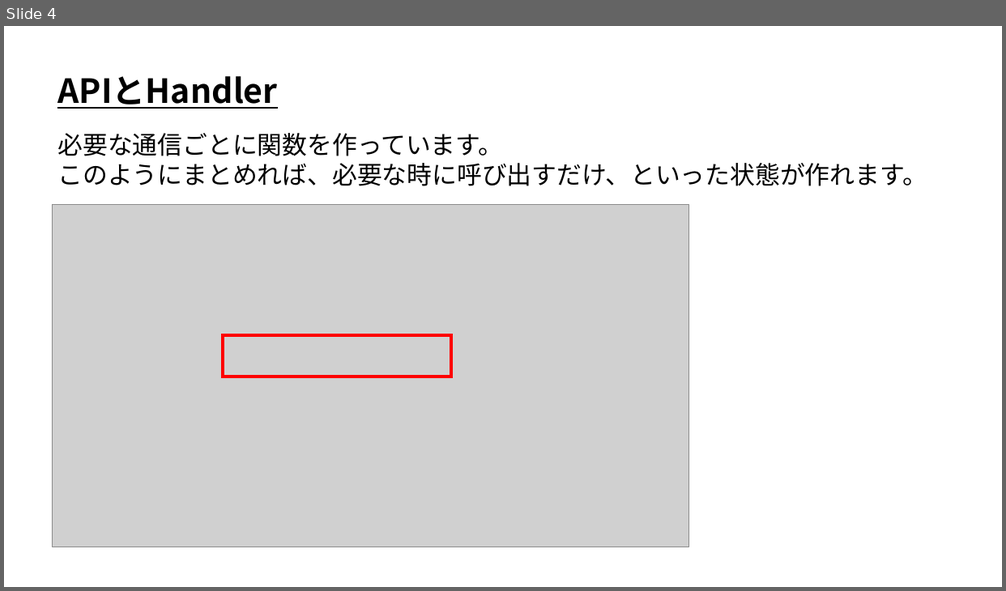
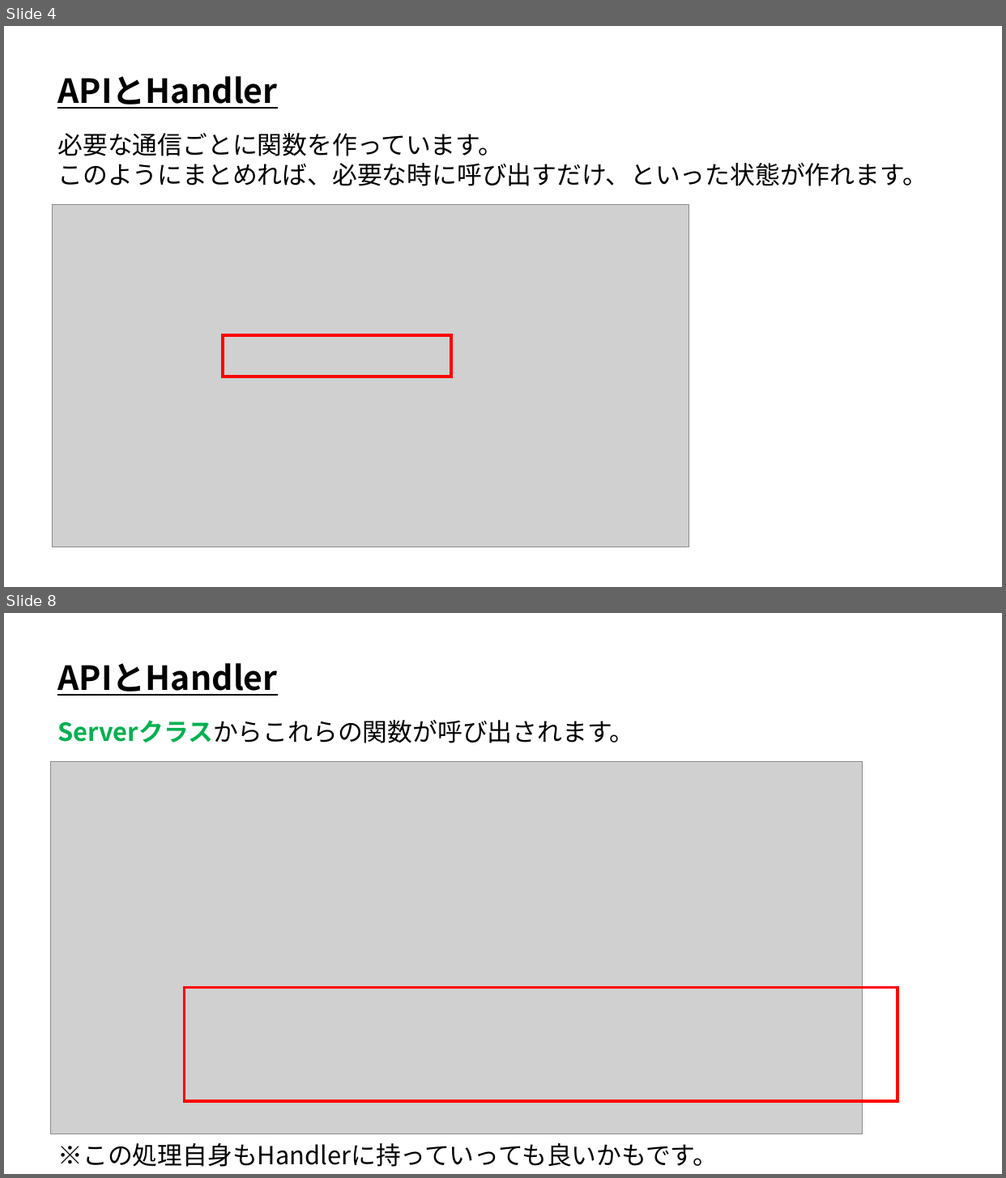
Before and after one commit to ArakiYusuke-Ohara/Textbook, a slide deck: ゲーム科3年/00_前期/オンラインゲームプログラミングⅠ/12_APIとHandler.pptx. Shown one above the other, each under a label of ours: slide 4 before the commit, slides 4 and 8 after it; the slides between them are not shown. The pictures are 1006x591 and 1006x1178 pixels, drawn with LibreOffice and Linux fonts; fonts in the diff are those of the drawing; grey boxes stand for pictures. Boxes give left, top, right and bottom in pixels: in the first picture for what was removed or moved away, otherwise in the second. Text is boxed around its words. In the diff, an @@ line names an element or a change of style, - is before the commit and + after.

```diff
--- a/ゲーム科3年/00_前期/オンラインゲームプログラミングⅠ/12_APIとHandler.pptx
+++ b/ゲーム科3年/00_前期/オンラインゲームプログラミングⅠ/12_APIとHandler.pptx
@@ slide 8 added at (4, 613, 1002, 1174), background #FFFFFF @@
@@ text added at (57, 663, 277, 696), 32 pt, text #000000, bold, underline @@
+APIとHandler
@@ text added at (57, 720, 634, 743), 24 pt, text #000000 @@
+Serverクラスからこれらの関数が呼び出されます。
@@ picture added at (50, 762, 863, 1134) @@
@@ rectangle added at (185, 987, 898, 1101), outline #FF0000 3 pt @@
@@ text added at (57, 1144, 718, 1167), 24 pt, text #000000 @@
+※この処理自身もHandlerに持っていっても良いかもです。
```
Also in this commit, not shown: 1 slide changed, 4 other slides added, 1 other file.
